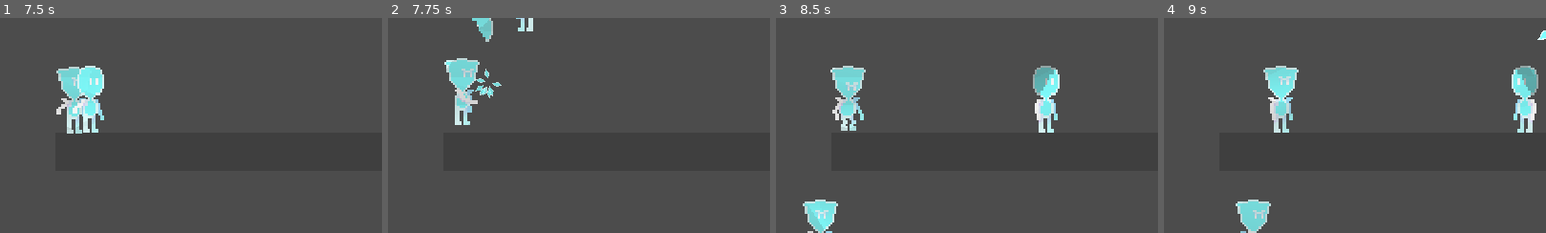
Above: before the commit, frames 1-4 (left to right).
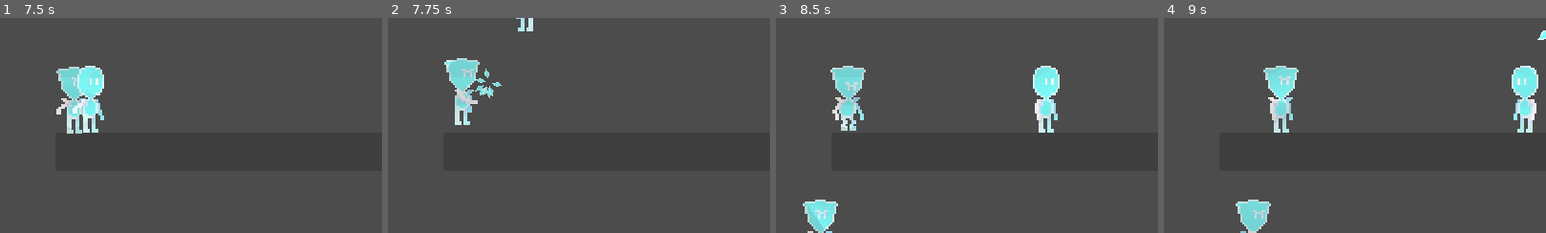
Above: after the commit, the same moments.

Repository: zhyrin0/through-the-looking-glass
Game: Godot game, scene res://tests/level/test.tscn
Same seed, same stepped clock (60 frames per second), same inputs: the game is played once before the commit and once after it. This scene is started directly instead of the project's main scene. Sound files missing from this copy of the repository are replaced by a short silence.
Inputs (mouse positions are % of the whole screen's width and height, from its top left):
- Up to frame 1 (7.5 s): tap Enter at 0.5 s; move the mouse to (72, 45) at 0.52 s; hold D (move_right) 0.53-2.03 s; right-click (72, 45) at 0.6 s; tap Space (move_jump) at 0.77, 1.52, 3.02, 3.5, 3.77, 4.52, 6.02, 6.77 s; move the mouse to (30, 55) at 1.27 s; click (30, 55) at 1.35 s; right-click (30, 55) at 1.55 s; move the mouse to (60, 28) at 2.02 s; hold A (move_left) 2.03-2.78 s; tap S (move_fall) at 2.1, 5.1 s; right-click (60, 28) at 2.3 s; move the mouse to (45, 70) at 2.77 s; hold D (move_right) 2.78-4.28 s; right-click (45, 70) at 2.85 s; move the mouse to (80, 65) at 3.52 s; right-click (80, 65) at 3.6 s; move the mouse to (20, 35) at 4.27 s; hold A (move_left) 4.28-5.03 s; click (20, 35) at 4.35 s; right-click (20, 35) at 4.55 s; move the mouse to (55, 50) at 5.02 s; hold D (move_right) 5.03-5.78 s; right-click (55, 50) at 5.3 s; move the mouse to (35, 25) at 5.77 s; hold A (move_left) 5.78-7.28 s; right-click (35, 25) at 5.85 s; move the mouse to (72, 45) at 6.52 s; right-click (72, 45) at 6.6 s; move the mouse to (30, 55) at 7.27 s; hold D (move_right) from 7.28 s (still down); click (30, 55) at 7.35 s
- Up to frame 2 (7.75 s): keep holding D (move_right); tap Space (move_jump) at 7.52 s; right-click (30, 55) at 7.55 s
- Up to frame 3 (8.5 s): keep holding D (move_right); move the mouse to (60, 28) at 8.02 s; tap S (move_fall) at 8.1 s; right-click (60, 28) at 8.3 s
- Up to frame 4 (9 s): keep holding D (move_right); move the mouse to (45, 70) at 8.77 s; right-click (45, 70) at 8.85 s
The pictures show only the part of the screen within x 13-63%, y 0-50%; the shares and areas given below are measured in that part.

Frame 1 is identical in both runs. In frame 2, 0.4% of the frame differs, in the area x 22-28%, y 0-12%; in frame 3, 0.5%, in the area x 67-74%, y 22-36%; in frame 4, 0.5%.

Commit message:
Player can toggle transition

Diff:
--- a/project.godot
+++ b/project.godot
@@ -81,6 +81,11 @@
 "events": [ Object(InputEventMouseButton,"resource_local_to_scene":false,"resource_name":"","device":0,"alt":false,"shi …(212 unchanged characters)…
  ]
 }
+use={
+"deadzone": 0.5,
+"events": [ Object(InputEventMouseButton,"resource_local_to_scene":false,"resource_name":"","device":0,"alt":false,"shift":false,"control":false,"meta":false,"command":false,"button_mask":0,"position":Vector2( 0, 0 ),"global_position":Vector2( 0, 0 ),"factor":1.0,"button_index":2,"pressed":false,"doubleclick":false,"script":null)
+ ]
+}
 
 [layer_names]
 
--- a/src/character/player/player.gd
+++ b/src/character/player/player.gd
@@ -2,12 +2,19 @@
 
 const Shard := preload("shard/shard.gd")
 
+
+signal orb_used(to_state, orb_screen_uv, transition_time)
 
 enum AttackState {
 	NOT_ATTACKING,
 	STARTING,
 	CHARGING,
 	RELEASING,
+}
+
+enum State {
+	CLAY = 0,
+	GLASS = 1,
 }
 
 export(int) var max_health: int
@@ -17,10 +24,12 @@
 var charge_audio_triggered := false
 var score := 0
 var lock_animation := false
+var state: int = State.CLAY
 onready var health := max_health
 onready var shards := $Pivot/Shards as Node
 onready var charge_audio := $ChargeAudio as AudioStreamPlayer
 onready var attack_cooldown := $AttackCooldown as Timer
+onready var transition_cooldown := $TransitionCooldown as Timer
 
 
 func _ready() -> void:
@@ -32,6 +41,8 @@
 	var attack_state := attack_logic(delta)
 	pivot.scale.x = sign(get_local_mouse_position().x)
 	play_animation(attack_state)
+	if transition_cooldown.is_stopped() and Input.is_action_just_pressed("use"):
+		use_orb()
 
 
 func _physics_process(delta: float) -> void:
@@ -104,7 +115,19 @@
 	shard.play_animation(anim)
 
 
+func use_orb() -> void:
+	var orb_pos := projectile_pos.get_global_transform_with_canvas().origin
+	var viewport_size := get_viewport_rect().size
+	var orb_uv := Vector2(clamp(orb_pos.x, 0.0, viewport_size.x), clamp(orb_pos.y, 0.0, viewport_size.y))
+	orb_uv /= viewport_size
+	emit_signal("orb_used", 1 - state, orb_uv, transition_cooldown.wait_time)
+	state = 1 - state
+	transition_cooldown.start()
+
+
 func on_hit() -> void:
+	if state == State.CLAY:
+		return
 	health -= 1
 	if shards.get_child_count() > 0:
 		var shard := shards.get_child(0) as Shard
--- a/src/character/player/player.tscn
+++ b/src/character/player/player.tscn
@@ -255,6 +255,10 @@
 wait_time = 0.5
 one_shot = true
 
+[node name="TransitionCooldown" type="Timer" parent="." index="7"]
+wait_time = 2.0
+one_shot = true
+
 [connection signal="animation_finished" from="AnimationPlayer" to="." method="_on_AnimationPlayer_animation_finished"]
 
 [editable path="Pivot/Shards/Shard1"]
--- /dev/null
+++ b/src/world/background_sprite.gd
@@ -0,0 +1,14 @@
+extends Sprite
+
+
+onready var shader := material as ShaderMaterial
+
+
+func set_transition_initial_values(to_state: int, orb_screen_uv: Vector2) -> void:
+	shader.set_shader_param("transition", 0.0)
+	shader.set_shader_param("to_state", to_state)
+	shader.set_shader_param("orb_screen_uv", orb_screen_uv)
+
+
+func animate_transition(transition: float) -> void:
+	shader.set_shader_param("transition", transition)
--- /dev/null
+++ b/src/world/platform_tilemap.gd
@@ -0,0 +1,14 @@
+extends TileMap
+
+
+onready var shader := material as ShaderMaterial
+
+
+func set_transition_initial_values(to_state: int, orb_screen_uv: Vector2) -> void:
+	shader.set_shader_param("transition", 0.0)
+	shader.set_shader_param("to_state", to_state)
+	shader.set_shader_param("orb_screen_uv", orb_screen_uv)
+
+
+func animate_transition(transition: float) -> void:
+	shader.set_shader_param("transition", transition)
--- /dev/null
+++ b/tests/glass-transition/test.tscn
@@ -0,0 +1,203 @@
+[gd_scene load_steps=20 format=2]
+
+[ext_resource path="res://src/world/assets/hills.png" type="Texture" id=1]
+[ext_resource path="res://src/world/assets/mountains.png" type="Texture" id=2]
+[ext_resource path="res://src/world/assets/sky.png" type="Texture" id=3]
+[ext_resource path="res://src/world/assets/forest.png" type="Texture" id=4]
+[ext_resource path="res://src/world/assets/tileset.tres" type="TileSet" id=5]
+[ext_resource path="res://src/character/player/player.tscn" type="PackedScene" id=6]
+[ext_resource path="res://assets/transitioning.material" type="Material" id=7]
+[ext_resource path="res://assets/kaleidoscope.png" type="Texture" id=8]
+[ext_resource path="res://assets/transitioning_background.material" type="Material" id=9]
+[ext_resource path="res://src/world/assets/hills_alt.png" type="Texture" id=10]
+[ext_resource path="res://src/world/assets/mountains_alt.png" type="Texture" id=11]
+[ext_resource path="res://src/world/assets/forest_alt.png" type="Texture" id=12]
+[ext_resource path="res://assets/transitioning_background.gdshader" type="Shader" id=13]
+[ext_resource path="res://src/world/platform_tilemap.gd" type="Script" id=14]
+[ext_resource path="res://src/world/background_sprite.gd" type="Script" id=15]
+
+[sub_resource type="GDScript" id=4]
+script/source = "extends Node2D
+
+
+onready var tween := $TransitionTween as Tween
+
+
+func _on_Player_orb_used(to_state: int, orb_screen_uv: Vector2, transition_time: float) -> void:
+	var transitioners := get_tree().get_nodes_in_group(\"transitioning\")
+	for transitioner in transitioners:
+		transitioner.set_transition_initial_values(to_state, orb_screen_uv)
+		tween.interpolate_method(transitioner, \"animate_transition\", 0.0, 1.0,
+				transition_time, Tween.TRANS_LINEAR, Tween.EASE_IN_OUT)
+	tween.start()
+"
+
+[sub_resource type="ShaderMaterial" id=1]
+shader = ExtResource( 13 )
+shader_param/to_state = 1
+shader_param/kaleidoscope_width = 0.1
+shader_param/kaleidoscope_time_scale = 3.5
+shader_param/kaleidoscope_intensity = 0.35
+shader_param/color_1 = Color( 0.937255, 0.984314, 0.509804, 1 )
+shader_param/color_2 = Color( 0.690196, 1, 0.478431, 1 )
+shader_param/color_3 = Color( 0.529412, 1, 0.890196, 1 )
+shader_param/color_4 = Color( 0.184314, 0.541176, 1, 1 )
+shader_param/color_5 = Color( 0.933333, 0.54902, 1, 1 )
+shader_param/color_6 = Color( 1, 0.470588, 0.470588, 1 )
+shader_param/modulate = Color( 0.501961, 0.34902, 0.254902, 1 )
+shader_param/modulate_alt = Color( 0.188235, 0.188235, 0.188235, 1 )
+shader_param/orb_screen_uv = Vector2( 0.5, 0.5 )
+shader_param/transition = 0.0
+shader_param/alt_texture = ExtResource( 11 )
+shader_param/kaleidoscope_texture = ExtResource( 8 )
+
+[sub_resource type="ShaderMaterial" id=2]
+shader = ExtResource( 13 )
+shader_param/to_state = 1
+shader_param/kaleidoscope_width = 0.1
+shader_param/kaleidoscope_time_scale = 3.5
+shader_param/kaleidoscope_intensity = 0.35
+shader_param/color_1 = Color( 0.937255, 0.984314, 0.509804, 1 )
+shader_param/color_2 = Color( 0.690196, 1, 0.478431, 1 )
+shader_param/color_3 = Color( 0.529412, 1, 0.890196, 1 )
+shader_param/color_4 = Color( 0.184314, 0.541176, 1, 1 )
+shader_param/color_5 = Color( 0.933333, 0.54902, 1, 1 )
+shader_param/color_6 = Color( 1, 0.470588, 0.470588, 1 )
+shader_param/modulate = Color( 0.521569, 0.662745, 0.521569, 1 )
+shader_param/modulate_alt = Color( 0.258824, 0.180392, 0.368627, 1 )
+shader_param/orb_screen_uv = Vector2( 0.5, 0.5 )
+shader_param/transition = 0.0
+shader_param/alt_texture = ExtResource( 10 )
+shader_param/kaleidoscope_texture = ExtResource( 8 )
+
+[sub_resource type="ShaderMaterial" id=3]
+shader = ExtResource( 13 )
+shader_param/to_state = 1
+shader_param/kaleidoscope_width = 0.1
+shader_param/kaleidoscope_time_scale = 3.5
+shader_param/kaleidoscope_intensity = 0.35
+shader_param/color_1 = Color( 0.937255, 0.984314, 0.509804, 1 )
+shader_param/color_2 = Color( 0.690196, 1, 0.478431, 1 )
+shader_param/color_3 = Color( 0.529412, 1, 0.890196, 1 )
+shader_param/color_4 = Color( 0.184314, 0.541176, 1, 1 )
+shader_param/color_5 = Color( 0.933333, 0.54902, 1, 1 )
+shader_param/color_6 = Color( 1, 0.470588, 0.470588, 1 )
+shader_param/modulate = Color( 0.27451, 0.752941, 0.447059, 1 )
+shader_param/modulate_alt = Color( 0.431373, 0, 0.580392, 1 )
+shader_param/orb_screen_uv = Vector2( 0.5, 0.5 )
+shader_param/transition = 0.0
+shader_param/alt_texture = ExtResource( 12 )
+shader_param/kaleidoscope_texture = ExtResource( 8 )
+
+[node name="Test" type="Node2D"]
+script = SubResource( 4 )
+__meta__ = {
+"_edit_lock_": true
+}
+
+[node name="World" type="Node2D" parent="."]
+__meta__ = {
+"_edit_group_": true,
+"_edit_lock_": true
+}
+
+[node name="Background" type="ParallaxBackground" parent="World"]
+
+[node name="Sky" type="ParallaxLayer" parent="World/Background"]
+motion_scale = Vector2( 0, 1 )
+motion_mirroring = Vector2( 2560, 0 )
+
+[node name="Sprite" type="Sprite" parent="World/Background/Sky" groups=["transitioning"]]
+material = ExtResource( 9 )
+texture = ExtResource( 3 )
+centered = false
+script = ExtResource( 15 )
+
+[node name="Mountains" type="ParallaxLayer" parent="World/Background"]
+motion_scale = Vector2( 0.1, 1 )
+motion_mirroring = Vector2( 2560, 0 )
+
+[node name="Sprite" type="Sprite" parent="World/Background/Mountains" groups=["transitioning"]]
+material = SubResource( 1 )
+texture = ExtResource( 2 )
+centered = false
+script = ExtResource( 15 )
+
+[node name="Hills" type="ParallaxLayer" parent="World/Background"]
+motion_scale = Vector2( 0.2, 1 )
+motion_mirroring = Vector2( 2560, 0 )
+
+[node name="Sprite" type="Sprite" parent="World/Background/Hills" groups=["transitioning"]]
+material = SubResource( 2 )
+texture = ExtResource( 1 )
+centered = false
+offset = Vector2( 0, 25 )
+script = ExtResource( 15 )
+
+[node name="Forest" type="ParallaxLayer" parent="World/Background"]
+motion_scale = Vector2( 0.3, 1 )
+motion_mirroring = Vector2( 2560, 0 )
+
+[node name="Sprite" type="Sprite" parent="World/Background/Forest" groups=["transitioning"]]
+material = SubResource( 3 )
+texture = ExtResource( 4 )
+centered = false
+offset = Vector2( 0, 65 )
+script = ExtResource( 15 )
+
+[node name="Ground" type="TileMap" parent="World" groups=["transitioning"]]
+modulate = Color( 0.752941, 0.752941, 0.752941, 1 )
+material = ExtResource( 7 )
+scale = Vector2( 2, 2 )
+tile_set = ExtResource( 5 )
+cell_size = Vector2( 32, 32 )
+collision_layer = 4
+collision_mask = 0
+format = 1
+tile_data = PoolIntArray( 589824, 5, 0, 589825, 3, 0, 589826, 4, 0, 589829, 3, 0, 589830, 3, 0, 589832, 5, 0, 589834, 4, 0, 589835, 3, 0, 589838, 3, 0, 589840, 3, 0, 589841, 4, 0, 589843, 5, 0, 655360, 6, 0, 655361, 6, 0, 655362, 6, 0, 655363, 6, 0, 655364, 6, 0, 655365, 6, 0, 655366, 6, 0, 655367, 6, 0, 655368, 6, 0, 655369, 6, 0, 655370, 6, 0, 655371, 6, 0, 655372, 6, 0, 655373, 6, 0, 655374, 6, 0, 655375, 6, 0, 655376, 6, 0, 655377, 6, 0, 655378, 6, 0, 655379, 6, 0, 720896, 7, 0, 720897, 7, 0, 720898, 7, 0, 720899, 7, 0, 720900, 7, 0, 720901, 7, 0, 720902, 7, 0, 720903, 7, 0, 720904, 7, 0, 720905, 7, 0, 720906, 7, 0, 720907, 7, 0, 720908, 7, 0, 720909, 7, 0, 720910, 7, 0, 720911, 7, 0, 720912, 7, 0, 720913, 7, 0, 720914, 7, 0, 720915, 7, 0 )
+script = ExtResource( 14 )
+__meta__ = {
+"_edit_lock_": true
+}
+
+[node name="PlatformLayer1" type="Node2D" parent="World"]
+modulate = Color( 0.878431, 0.878431, 0.878431, 1 )
+position = Vector2( 0, -32 )
+
+[node name="Platform1" type="StaticBody2D" parent="World/PlatformLayer1"]
+collision_layer = 8
+collision_mask = 0
+
+[node name="TileMap" type="TileMap" parent="World/PlatformLayer1/Platform1" groups=["transitioning"]]
+material = ExtResource( 7 )
+scale = Vector2( 2, 2 )
+tile_set = ExtResource( 5 )
+cell_size = Vector2( 32, 32 )
+collision_use_parent = true
+format = 1
+tile_data = PoolIntArray( 393216, 5, 0, 393217, 5, 0, 393218, 5, 0, 393219, 4, 0, 393220, 3, 0, 393224, 3, 0, 458752, 1, 0, 458753, 1, 0, 458754, 1, 0, 458755, 1, 0, 458756, 2, 0, 458760, 0, 0, 458761, 2, 0 )
+script = ExtResource( 14 )
+
+[node name="PlatformLayer2" type="Node2D" parent="World"]
+position = Vector2( 0, -64 )
+
+[node name="Platform1" type="StaticBody2D" parent="World/PlatformLayer2"]
+collision_layer = 8
+collision_mask = 0
+
+[node name="TileMap" type="TileMap" parent="World/PlatformLayer2/Platform1" groups=["transitioning"]]
+material = ExtResource( 7 )
+scale = Vector2( 2, 2 )
+tile_set = ExtResource( 5 )
+cell_size = Vector2( 32, 32 )
+collision_use_parent = true
+format = 1
+tile_data = PoolIntArray( 196614, 3, 0, 196615, 5, 0, 196619, 5, 0, 196620, 4, 0, 196622, 5, 0, 262150, 0, 0, 262151, 1, 0, 262152, 1, 0, 262153, 1, 0, 262154, 1, 0, 262155, 1, 0, 262156, 1, 0, 262157, 1, 0, 262158, 2, 0 )
+script = ExtResource( 14 )
+
+[node name="Player" parent="." instance=ExtResource( 6 )]
+position = Vector2( 416, 584 )
+
+[node name="TransitionTween" type="Tween" parent="."]
+
+[connection signal="orb_used" from="Player" to="." method="_on_Player_orb_used"]
